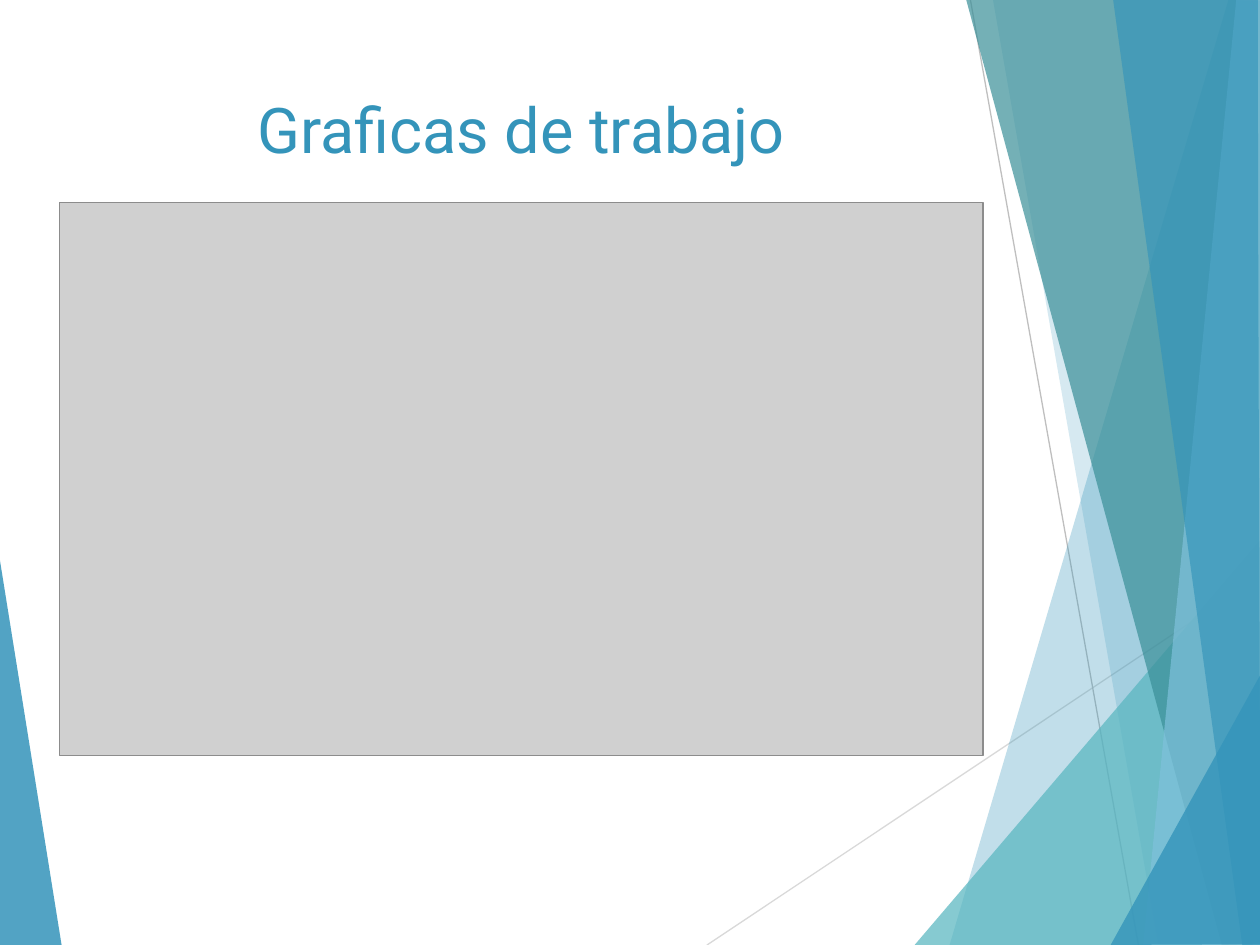
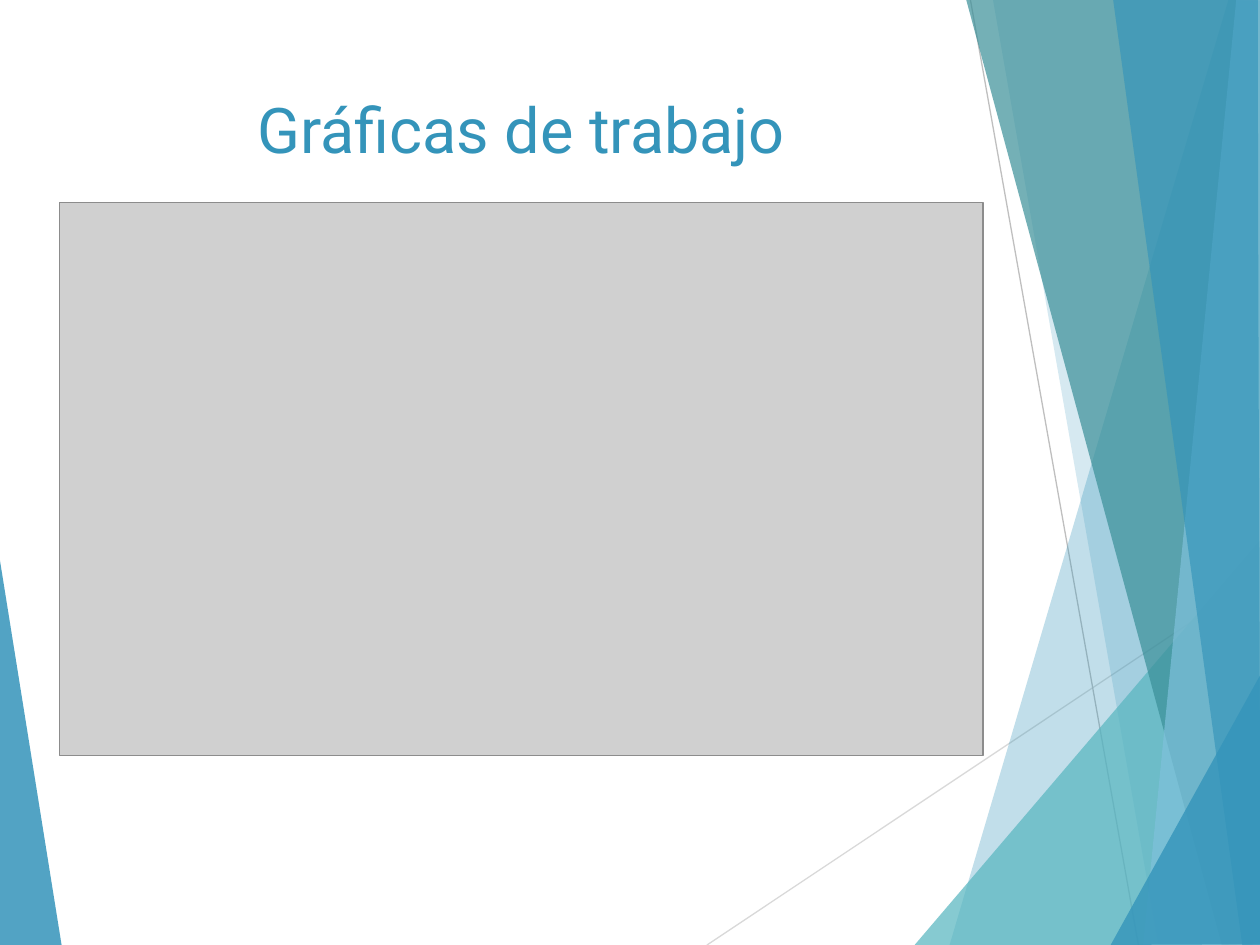
Before and after one commit to eruizgar91/GTU14, a slide deck: slide 35 of docs/Presentacion1/presentacion.pptx. Drawn at 1260x945 pixels with LibreOffice and Linux fonts; fonts in the diff are those of the drawing; grey boxes stand for pictures. Boxes give left, top, right and bottom in pixels: in the first picture for what was removed or moved away, otherwise in the second. Text is boxed around its words. In the diff, an @@ line names an element or a change of style, - is before the commit and + after.

```diff
--- a/docs/Presentacion1/presentacion.pptx
+++ b/docs/Presentacion1/presentacion.pptx
@@ title at [257, 105, 784, 167]: text changed @@
-Graficas de trabajo
+Gráficas de trabajo
```
Also in this commit, not shown: 5 other slides changed.
